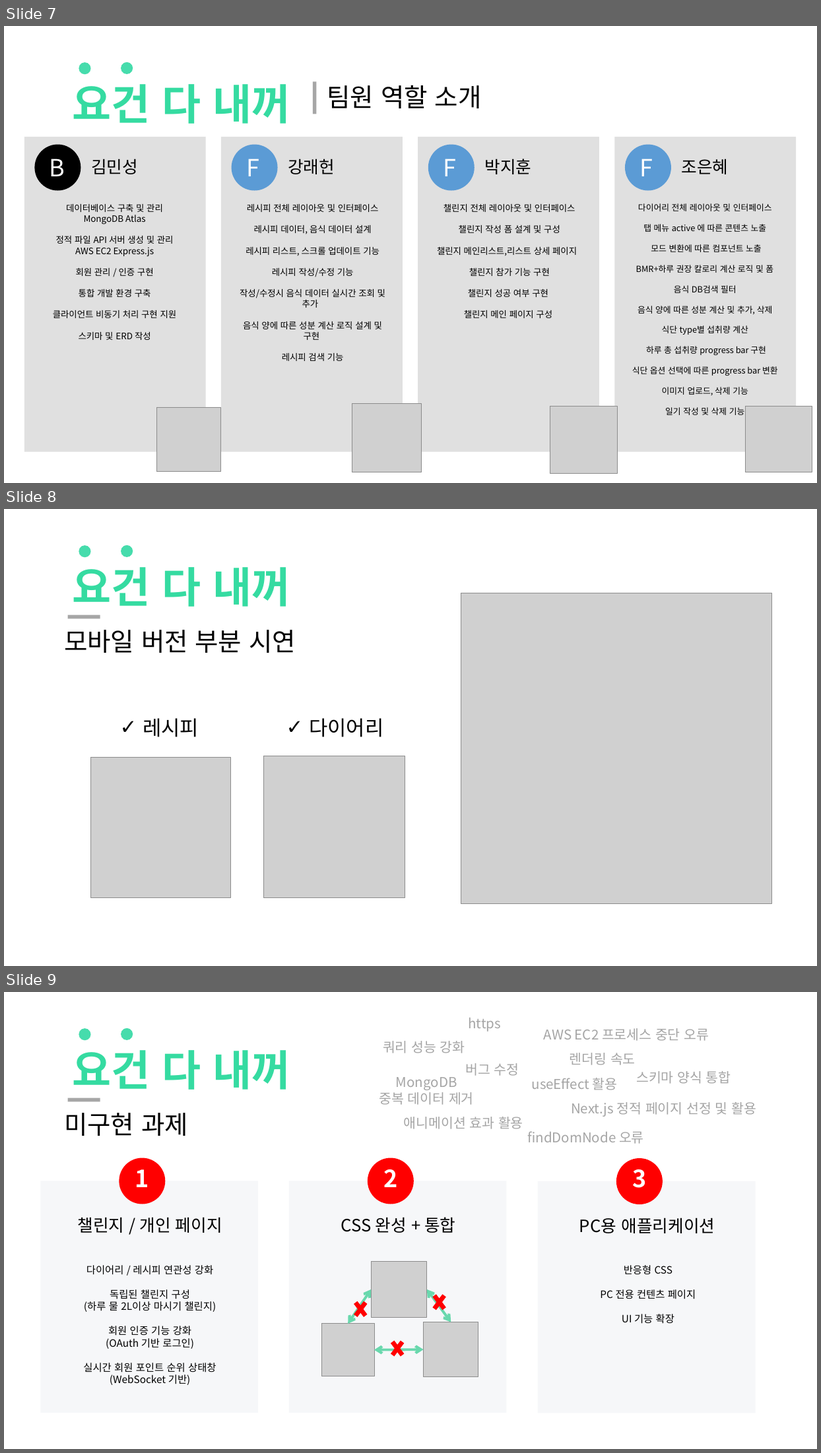
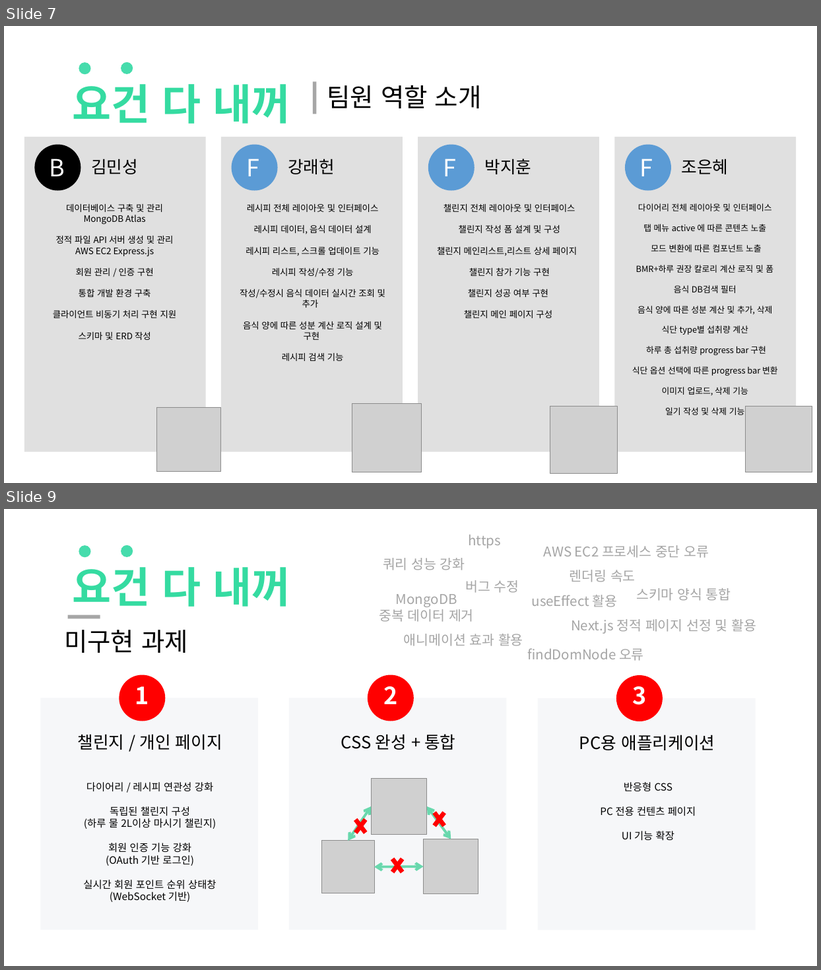
Before and after one commit to epicblues/webfront-final-main, a slide deck: 프로젝트 중간 발표.pptx. Shown one above the other, each under a label of ours: slides 7, 8 and 9 before the commit, slides 7 and 9 after it; the slides between them are not shown. The pictures are 821x1453 and 821x970 pixels, drawn with LibreOffice and Linux fonts; fonts in the diff are those of the drawing; grey boxes stand for pictures. Boxes give left, top, right and bottom in pixels: in the first picture for what was removed or moved away, otherwise in the second. Text is boxed around its words. In the diff, an @@ line names an element or a change of style, - is before the commit and + after.

```diff
--- a/프로젝트 중간 발표.pptx
+++ b/프로젝트 중간 발표.pptx
@@ slide 8 removed at [4,509,817,966], background #FFFFFF @@
@@ ellipse removed at [79,545,91,558] @@
@@ ellipse removed at [121,545,133,557] @@
@@ text removed at [72,567,290,607] @@
-요건 다 내꺼
@@ picture removed at [461,593,773,904] @@
@@ rectangle removed at [68,615,100,619] @@
@@ text removed at [64,630,296,653] @@
-모바일 버전 부분 시연
@@ text removed at [143,718,199,737] @@
-✓ 레시피
@@ text removed at [309,718,384,737] @@
-✓ 다이어리
@@ picture removed at [90,758,231,898] @@
@@ picture removed at [264,757,405,898] @@
```
Also in this commit, not shown: 1 slide added, 2 other files.
